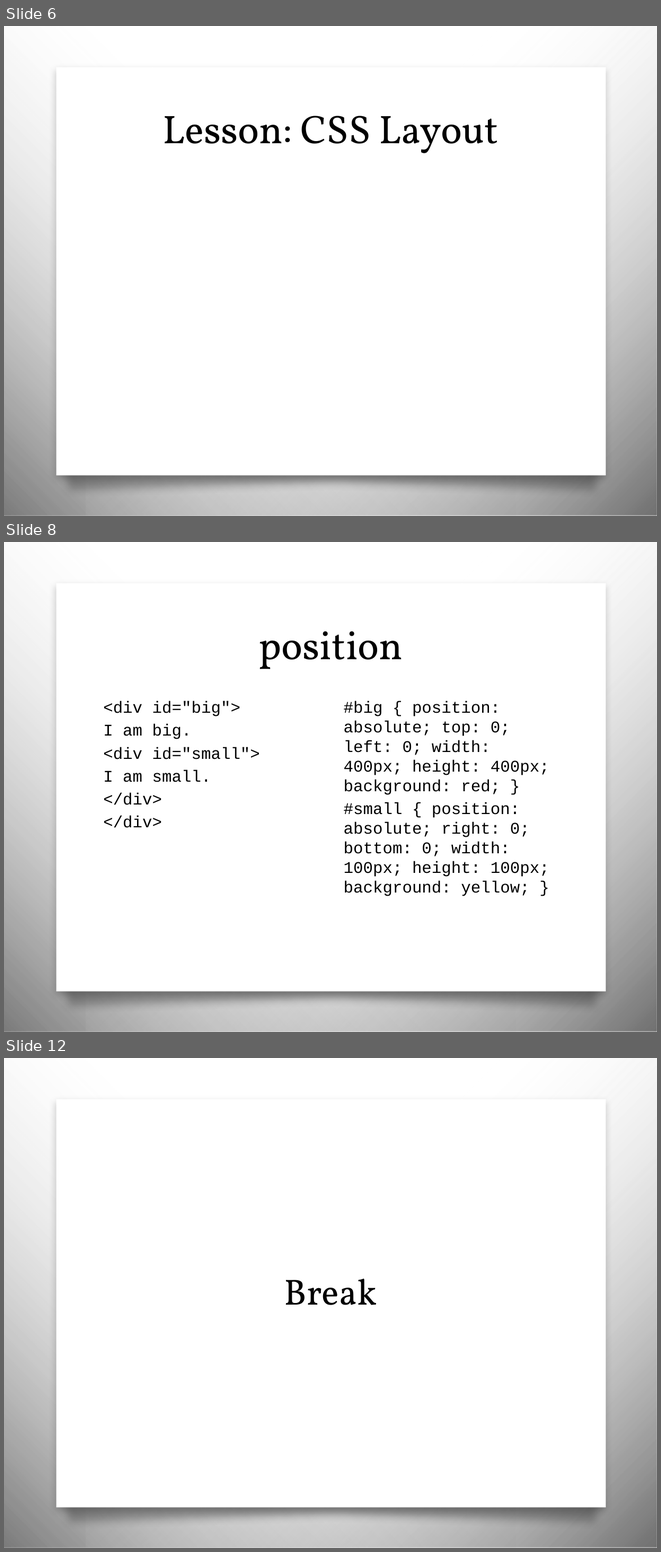
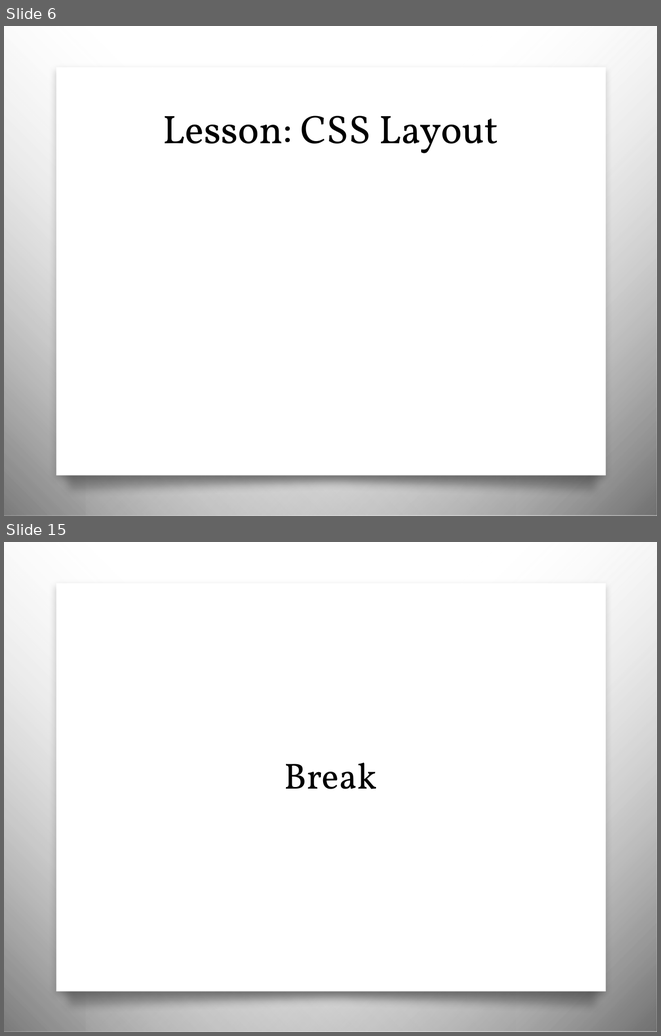
Before and after one commit to awayken/USF-ART329, a slide deck: slides/classfive/slides.pptx. Shown one above the other, each under a label of ours: slides 6, 8 and 12 before the commit, slides 6 and 15 after it; the slides between them are not shown. The pictures are 661x1552 and 661x1036 pixels, drawn with LibreOffice and Linux fonts; fonts in the diff are those of the drawing; background and template pictures are left out. Boxes give left, top, right and bottom in pixels: in the first picture for what was removed or moved away, otherwise in the second. Text is boxed around its words. In the diff, an @@ line names an element or a change of style, - is before the commit and + after.

```diff
--- a/slides/classfive/slides.pptx
+++ b/slides/classfive/slides.pptx
@@ slide 8 removed at (x1=4, y1=542, x2=657, y2=1032), background picture (left out); not listed: 4 template elements that a slide beside it also shows @@
@@ title removed at (x1=259, y1=631, x2=403, y2=669) @@
-position
@@ text removed at (x1=103, y1=701, x2=260, y2=828) @@
-<div id="big">
-I am big.
-<div id="small">
-I am small.
-</div>
-</div>
@@ text removed at (x1=344, y1=701, x2=549, y2=896) @@
-#big { position: absolute; top: 0; left: 0; width: 400px; height: 400px; background: red; }
-#small { position: absolute; right: 0; bottom: 0; width: 100px; height: 100px; background: yellow; }
@@ what was slide 12 is now slide 15 @@
```
Also in this commit, not shown: 4 slides changed, 22 slides added, 1 other slide removed, 30 other files.
